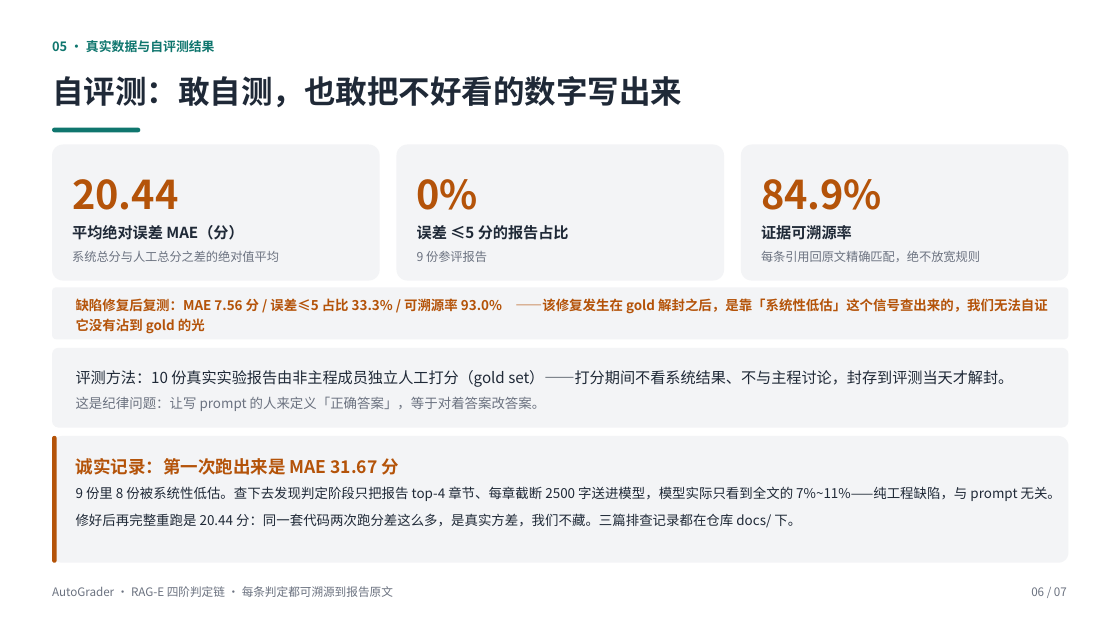
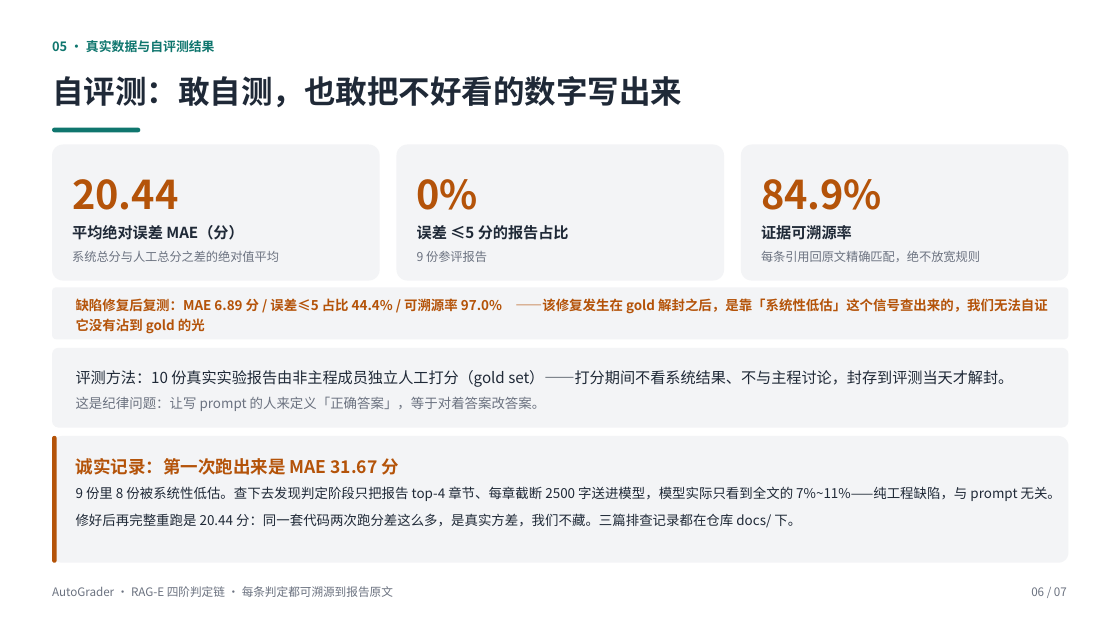
Before and after one commit to huangyuke914235/AutoGrader, a slide deck: slide 6 of AutoGrader-参赛答辩.pptx. Drawn at 1120x630 pixels with LibreOffice and Linux fonts; fonts in the diff are those of the drawing. Boxes give left, top, right and bottom in pixels: in the first picture for what was removed or moved away, otherwise in the second. Text is boxed around its words. In the diff, an @@ line names an element or a change of style, - is before the commit and + after.

Commit message:
benchmark 2026-09-23：MAE 6.89 / 44.4% / 97.0%（完整流水线，Pearson 0.936）；修注入检测误报（'满分为100分'被当成索要满分，10 份样本复测误报 0）；JSON 解析加渐进截断抢救 + E 阶段简化重试；四处材料同步新数字并如实披露天花板效应

```diff
--- a/AutoGrader-参赛答辩.pptx
+++ b/AutoGrader-参赛答辩.pptx
@@ text at (x1=76, y1=298, x2=1048, y2=314): text changed @@
-缺陷修复后复测：MAE 7.56 分 / 误差≤5 占比 33.3% / 可溯源率 93.0% ——该修复发生在 gold 解封之后，是靠「系统性低估」这个信号查出来的，我们无法自证它没有沾到 gold 的光
+缺陷修复后复测：MAE 6.89 分 / 误差≤5 占比 44.4% / 可溯源率 97.0% ——该修复发生在 gold 解封之后，是靠「系统性低估」这个信号查出来的，我们无法自证它没有沾到 gold 的光
```
Also in this commit, not shown: 10 other files.
